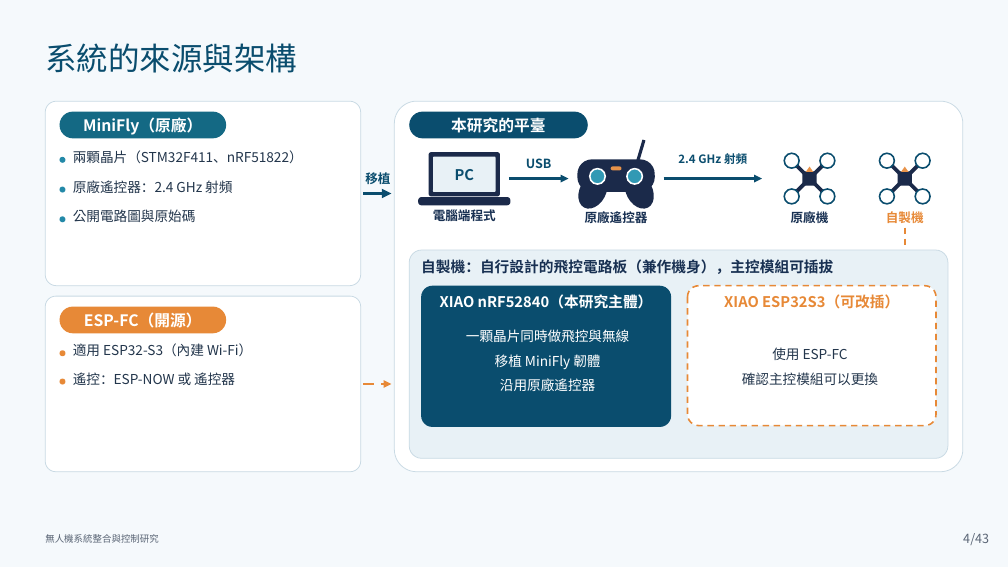
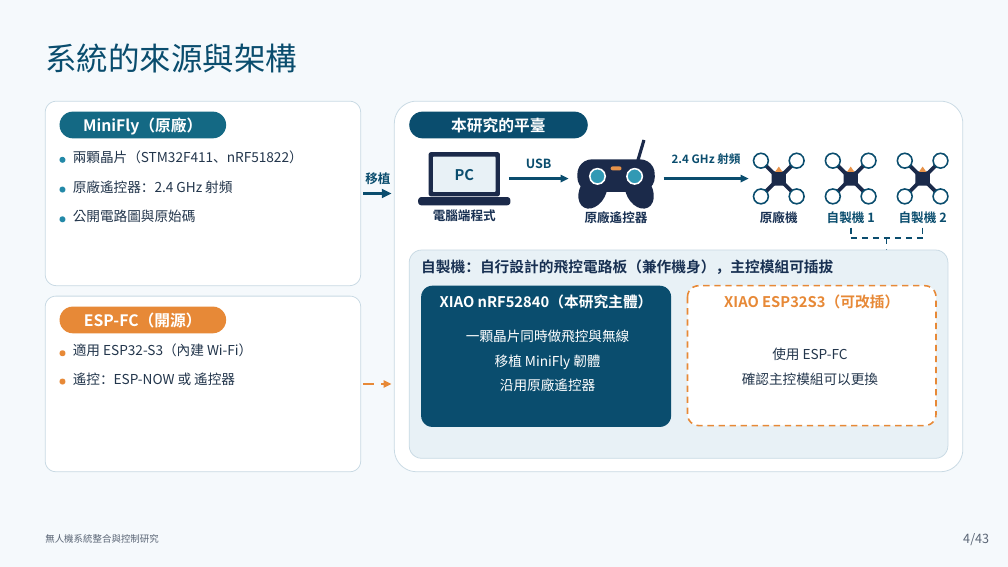
Before and after one commit to lingken1028/-, a slide deck: slide 4 of 無人機系統整合與控制研究_口試簡報 2.pptx. Drawn at 1008x567 pixels with LibreOffice and Linux fonts; fonts in the diff are those of the drawing. Boxes give left, top, right and bottom in pixels: in the first picture for what was removed or moved away, otherwise in the second. Text is boxed around its words. In the diff, an @@ line names an element or a change of style, - is before the commit and + after.

```diff
--- a/無人機系統整合與控制研究_口試簡報 2.pptx
+++ b/無人機系統整合與控制研究_口試簡報 2.pptx
@@ arrow moved from (664, 178) - (762, 178) to (664, 178) - (749, 178) @@
@@ text "2.4 GHz 射頻": place and size @@
-text "2.4 GHz 射頻" at (678,151,747,167)
+text "2.4 GHz 射頻" at (672,151,740,167)
@@ 4 ellipses, 4 lines, 1 rounded rectangle, 1 triangle: place and size @@
-4 ellipses, 4 lines, 1 rounded rectangle, 1 triangle at (784,154,836,204)
+4 ellipses, 4 lines, 1 rounded rectangle, 1 triangle at (754,154,805,204)
@@ 4 ellipses, 4 lines, 1 rounded rectangle, 1 triangle: place and size @@
-4 ellipses, 4 lines, 1 rounded rectangle, 1 triangle at (879,154,931,204)
+4 ellipses, 4 lines, 1 rounded rectangle, 1 triangle at (826,154,876,204)
@@ ellipse added at (898,154,913,169), fill #FFFFFF, outline #0A4D6E 1.5 pt @@
@@ line added from (923, 178) to (905, 197), #1B2A4A 3.6 pt @@
@@ line added from (923, 178) to (905, 161), #1B2A4A 3.6 pt @@
@@ rounded rectangle added at (916,172,930,186), fill #1B2A4A @@
@@ triangle added at (920,166,927,172), fill #E8934A @@
@@ line added from (923, 178) to (941, 161), #1B2A4A 3.6 pt @@
@@ line added from (923, 178) to (941, 197), #1B2A4A 3.6 pt @@
@@ ellipse added at (933,154,948,169), fill #FFFFFF, outline #0A4D6E 1.5 pt @@
@@ text "原廠機": place and size @@
-text "原廠機" at (791,209,829,226)
+text "原廠機" at (760,209,798,226)
@@ text at (827,209,874,226): text changed; text colour #E78937 to #0A4D6E @@
-自製機
+自製機 1
@@ ellipse added at (898,189,913,204), fill #FFFFFF, outline #0A4D6E 1.5 pt @@
@@ text added at (899,209,946,226), 12 pt, text #0A4D6E, bold @@
+自製機 2
@@ ellipse added at (933,189,948,204), fill #FFFFFF, outline #0A4D6E 1.5 pt @@
@@ line added from (851, 228) to (851, 238), #0A4D6E 1.5 pt dashed @@
@@ line added from (851, 238) to (923, 238), #0A4D6E 1.5 pt dashed @@
@@ line moved from (905, 228) - (905, 249) to (887, 238) - (887, 250) @@
@@ line (887, 238) - (887, 250): stroke #E78937 1.5 pt dashed to #0A4D6E 1.5 pt dashed @@
@@ line added from (923, 228) to (923, 238), #0A4D6E 1.5 pt dashed @@
```
